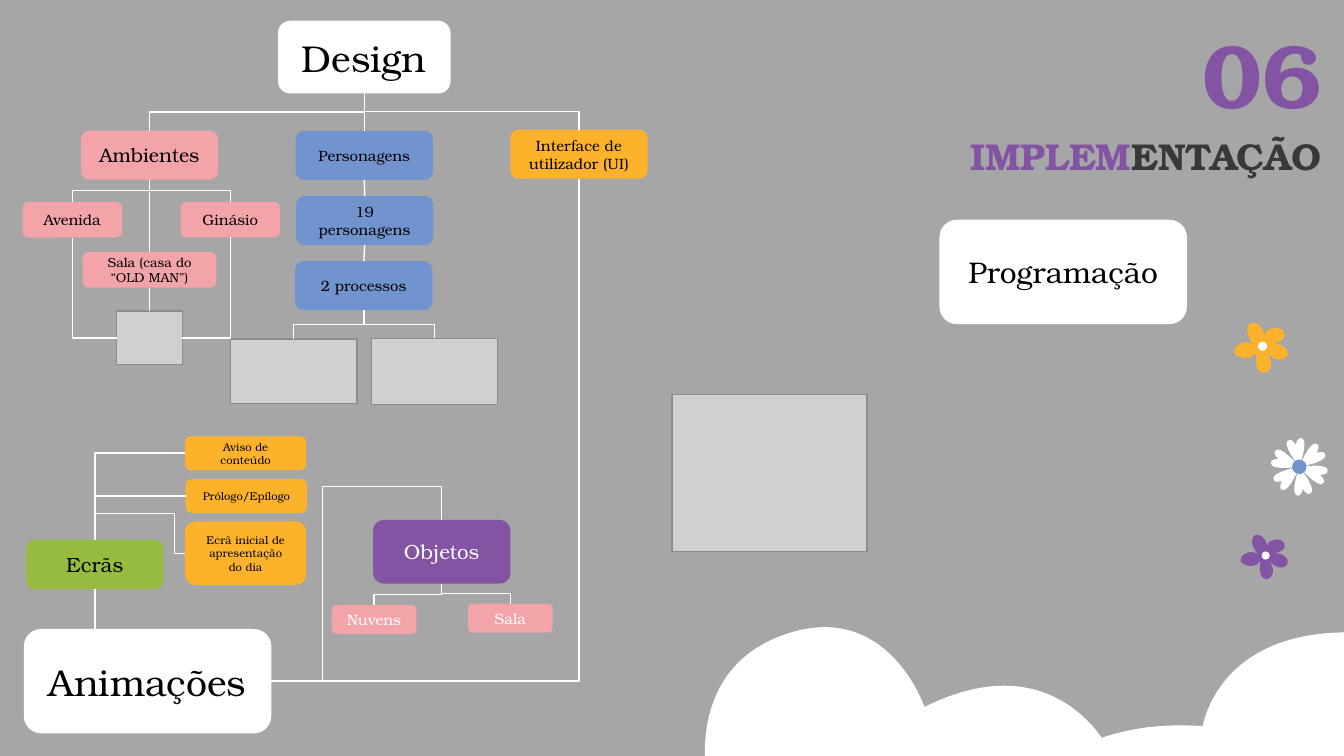
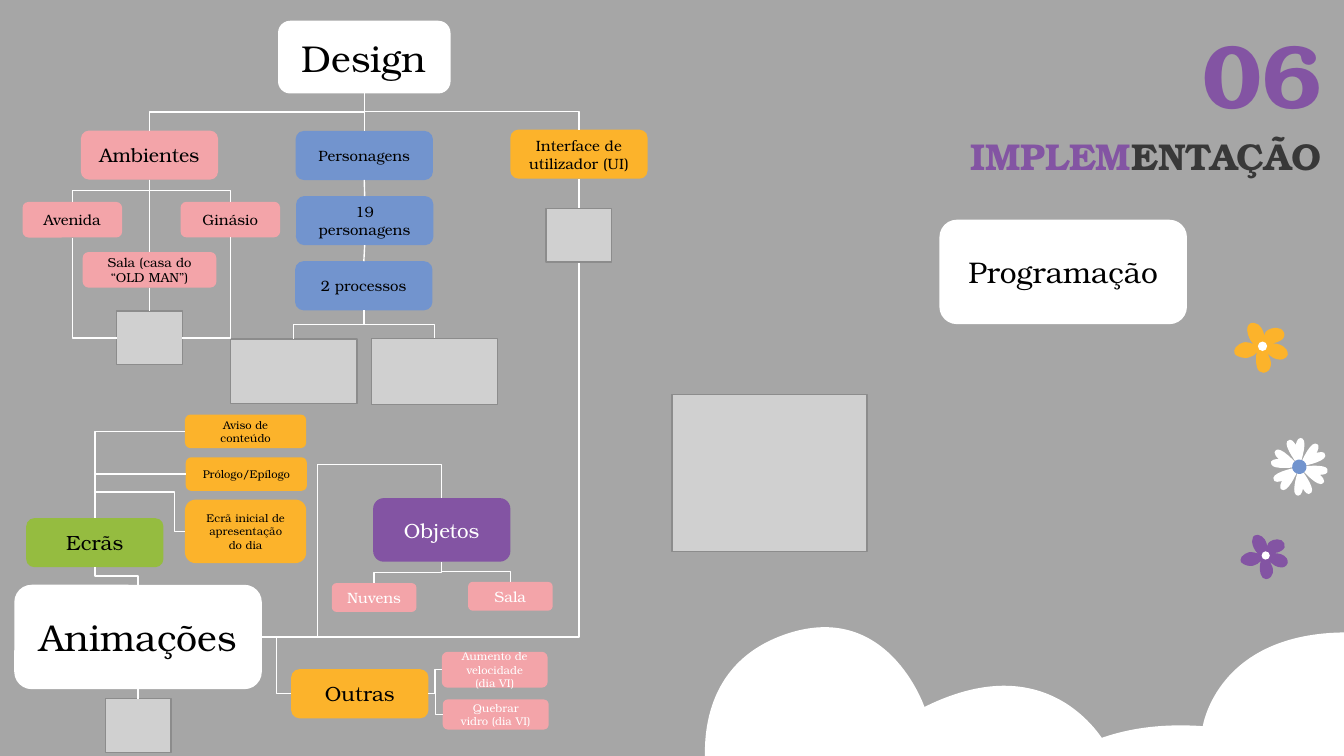
Before and after one commit to Anth0nyPereira/onegai, a slide deck: slide 9 of sums/presentation_93016_final.pptx. Drawn at 1344x756 pixels with LibreOffice and Linux fonts; fonts in the diff are those of the drawing; grey boxes stand for pictures. Boxes give left, top, right and bottom in pixels: in the first picture for what was removed or moved away, otherwise in the second. Text is boxed around its words. In the diff, an @@ line names an element or a change of style, - is before the commit and + after.

```diff
--- a/sums/presentation_93016_final.pptx
+++ b/sums/presentation_93016_final.pptx
@@ line added from (579, 179) to (579, 208), #FFFFFF 0.75 pt @@
@@ picture added at box(546, 208, 612, 262) @@
@@ elbow line moved from (579, 179) - (271, 681) to (579, 262) - (262, 637) @@
@@ rounded rectangle "Aviso de conteúdo": place and size @@
-rounded rectangle "Aviso de conteúdo" at box(185, 437, 306, 470)
+rounded rectangle "Aviso de conteúdo" at box(185, 414, 306, 448)
@@ rounded rectangle "Prólogo/Epílogo": place and size @@
-rounded rectangle "Prólogo/Epílogo" at box(185, 480, 306, 513)
+rounded rectangle "Prólogo/Epílogo" at box(185, 457, 306, 491)
@@ elbow line moved from (442, 520) - (271, 681) to (442, 499) - (262, 637) @@
@@ 5 rounded rectangles, 5 elbow lines: place and size @@
-5 rounded rectangles, 5 elbow lines at box(27, 453, 552, 633)
+5 rounded rectangles, 5 elbow lines at box(27, 431, 552, 612)
@@ elbow line moved from (95, 589) - (148, 629) to (95, 567) - (138, 585) @@
@@ rounded rectangle "Animações": place and size @@
-rounded rectangle "Animações" at box(24, 629, 271, 734)
+rounded rectangle "Animações" at box(15, 585, 262, 689)
@@ elbow line added from (292, 694) to (262, 637), #FFFFFF 0.75 pt @@
@@ rounded rectangle added at box(442, 652, 548, 688), fill #F3A4A9, 6 pt, text #FFFFFF @@
+Aumento de velocidade (dia VI)
@@ line added from (138, 689) to (138, 699), #FFFFFF 0.75 pt @@
@@ rounded rectangle added at box(292, 669, 429, 718), fill #FCB32B, 11 pt, text #000000 @@
+Outras
@@ elbow line added from (429, 694) to (442, 669), #FFFFFF 0.75 pt @@
@@ picture added at box(105, 699, 171, 753) @@
@@ elbow line added from (429, 694) to (444, 715), #FFFFFF 0.75 pt @@
@@ rounded rectangle added at box(444, 699, 550, 728), fill #F3A4A9, 6 pt, text #FFFFFF @@
+Quebrar vidro (dia VI)
```
